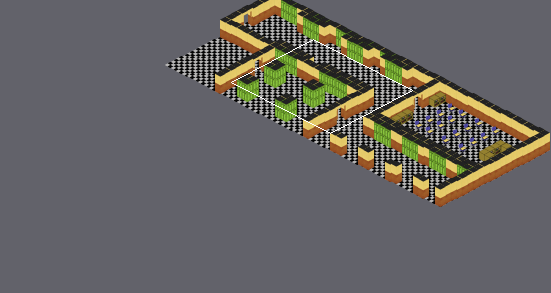
Tiled map: tidata/class_school01.tmx. Above: a wide view before the commit, with the close-up outlined.
Close-up. Old version:
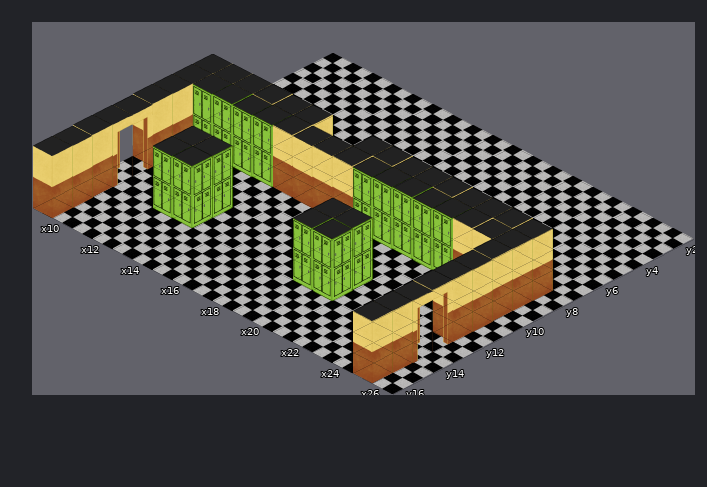
Cells are 250x129 px. Isometric: x runs down to the right, y down to the left. Shown: x 9..26, y 2..16. The commit also changed other parts of the map, which this record leaves out. The old version is drawn lined up with the new one.
After the commit:
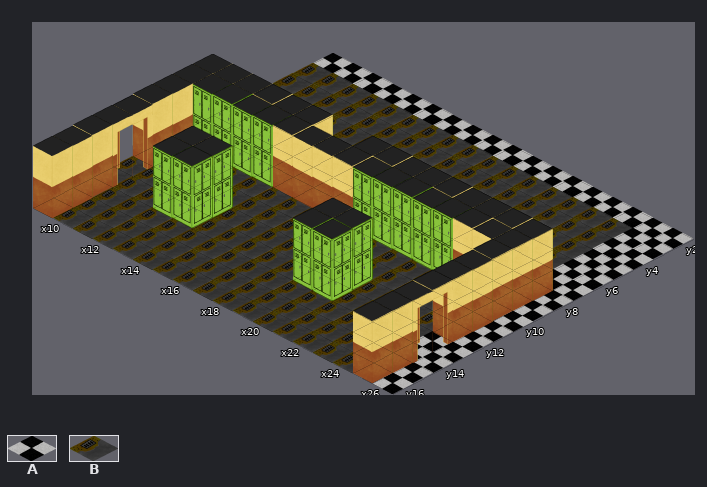
Key: from "tiles": A 1, B 4.
_ is an empty cell, . an unchanged one.
From old to new:
map size 50x20 -> 50x50 cells
--- layer "background"
@@ x 9..24 @@
- 3 AAAAAAAAAAAAAAAA
- 4 AAAAAAAAAAAAAAAA
- 5 AAAAAAAAAAAAAAAA
- 6 ....A..........A
+ 3 BBBBBBBBBBBBBBBB
+ 4 BBBBBBBBBBBBBBBB
+ 5 BBBBBBBBBBBBBBBB
+ 6 ....B..........B
@@ x 9..24 @@
- 9 ...AAAA...AAA...
-10 ...AAAAA..AAAA..
-11 A...AAAA...AAAA.
-12 AA..AAAAA..AAAAA
-13 AAAAAAAAAAAAAA.A
-14 AAAAAAAAAAAAAA..
-15 AAAAAAAAAAAAAAA.
-16 AAAAAAAAAAAAAAAA
+ 9 ...BBBB...BBB...
+10 ...BBBBB..BBBB..
+11 B...BBBB...BBBB.
+12 BB..BBBBB..BBBBB
+13 BBBBBBBBBBBBBB.B
+14 BBBBBBBBBBBBBB..
+15 BBBBBBBBBBBBBBB.
+16 BBBBBBBBBBBBBBBB
Boxes around the changes in both close-ups, in picture pixels (x1, y1, x2, y2):
changed: (34, 63, 632, 373)
